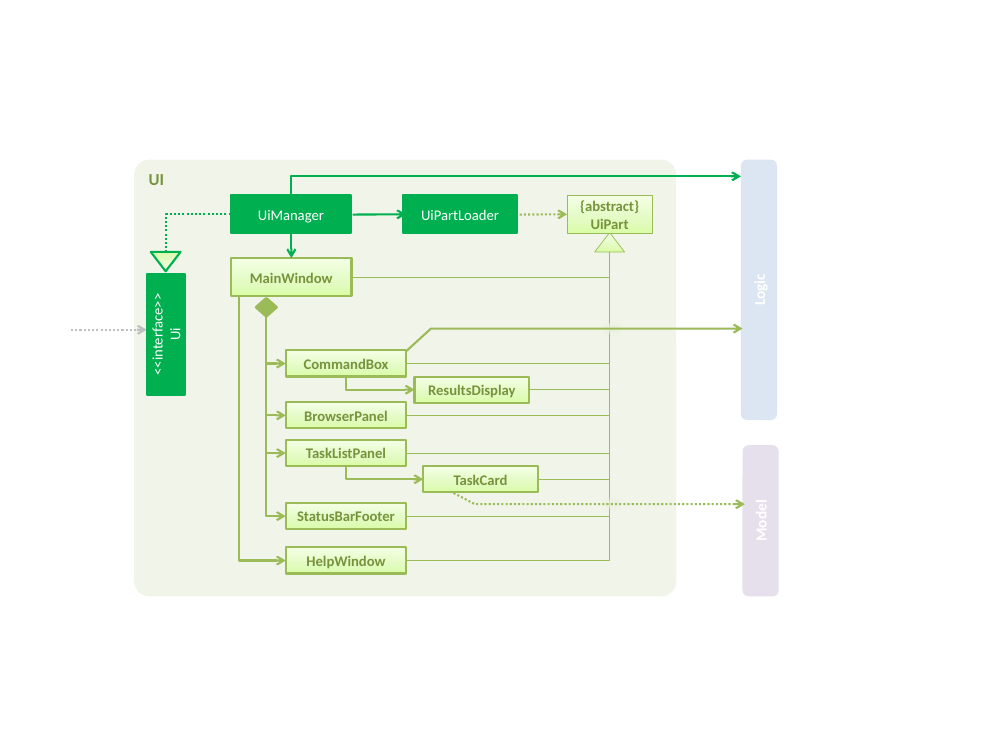
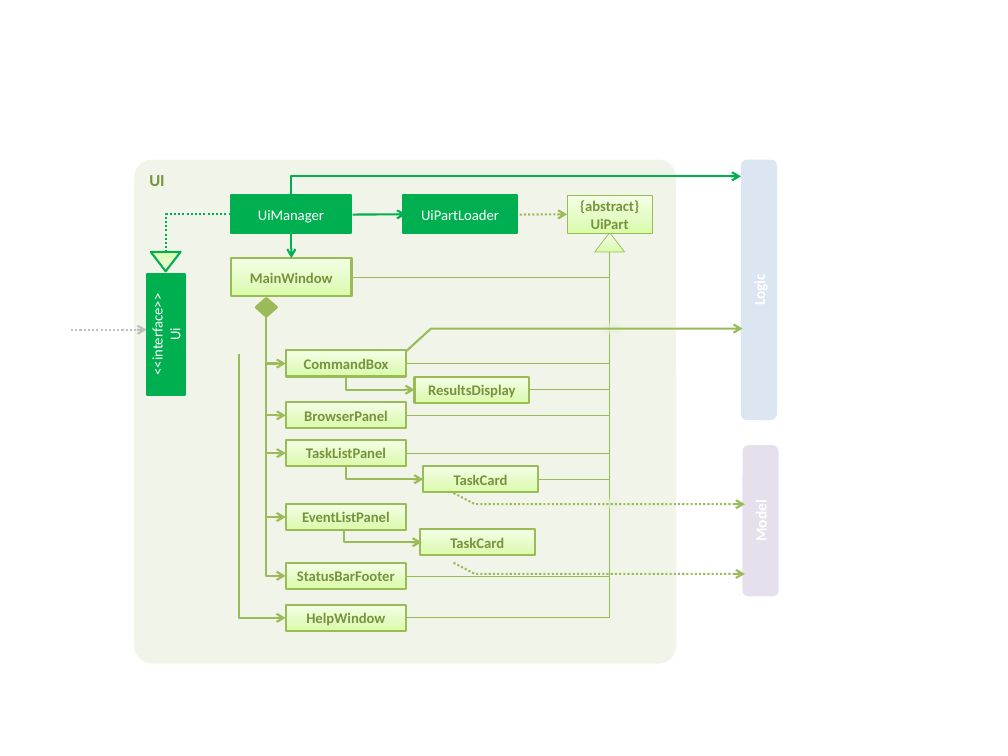
Before and after one commit to tanboonjoon/main, a slide deck: slide 6 of docs/diagrams/Diagrams.pptx. Drawn at 1008x756 pixels with LibreOffice and Linux fonts; fonts in the diff are those of the drawing. Boxes give left, top, right and bottom in pixels: in the first picture for what was removed or moved away, otherwise in the second. Text is boxed around its words. In the diff, an @@ line names an element or a change of style, - is before the commit and + after.

```diff
--- a/docs/diagrams/Diagrams.pptx
+++ b/docs/diagrams/Diagrams.pptx
@@ rounded rectangle "UI" resized from (x1=134, y1=159, x2=676, y2=596) to (x1=134, y1=159, x2=676, y2=663) @@
@@ elbow line moved from (610, 252) - (406, 560) to (610, 252) - (406, 618) @@
@@ elbow line moved from (610, 252) - (406, 516) to (610, 252) - (406, 576) @@
@@ elbow arrow moved from (266, 317) - (286, 516) to (266, 317) - (285, 576) @@
@@ 2 rectangles, 1 elbow arrow moved together from (x1=240, y1=296, x2=407, y2=574) to (x1=239, y1=354, x2=406, y2=631) @@
@@ rectangle added at (x1=285, y1=504, x2=406, y2=530), fill gradient #DAFDA7 to #E4FCC2 to #F5FFE7, outline #9BBB59 1.5 pt, 10.5 pt, text #77933C, bold @@
+EventListPanel
@@ elbow arrow added from (345, 529) to (421, 542), #9BBB59 1.5 pt @@
@@ rectangle added at (x1=420, y1=529, x2=535, y2=555), fill gradient #DAFDA7 to #E4FCC2 to #F5FFE7, outline #9BBB59 1.5 pt, 10.5 pt, text #77933C, bold @@
+TaskCard
@@ freeform shape added at (x1=454, y1=562, x2=745, y2=574), outline #9BBB59 1.5 pt dashed @@
```
Also in this commit, not shown: 2 other slides changed, 2 slides added, 7 other files.
